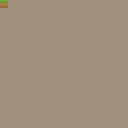
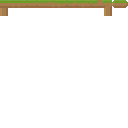
Layers edited between the first and the second 128x128 image:
painted on "Layer 2" over [0, 0, 128, 16]
hid "Layer 1" over [0, 0, 128, 128]
